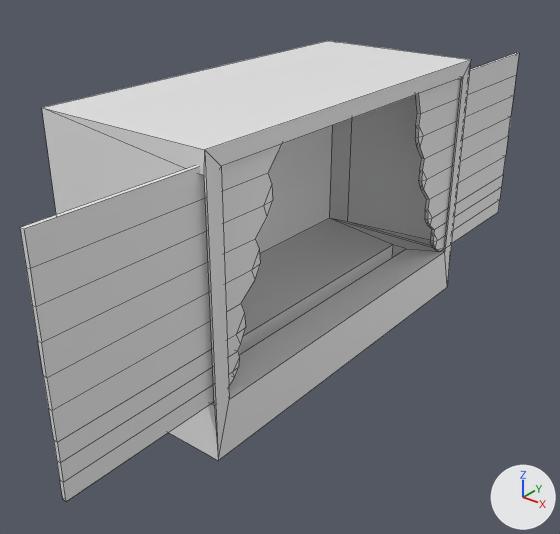
The Blender file DONT_EXPORT/Models/Stage.blend: old version first, new version second.
Rendered twice from a 50 mm lens placed at (3.06, -4.25, 3.19), pointed at (-0.22, -0.16, 0.65). Every picture has the same lights, and +X, +Y and +Z are marked at lower right. The first picture is the older version. Mesh edges are drawn as thin lines.
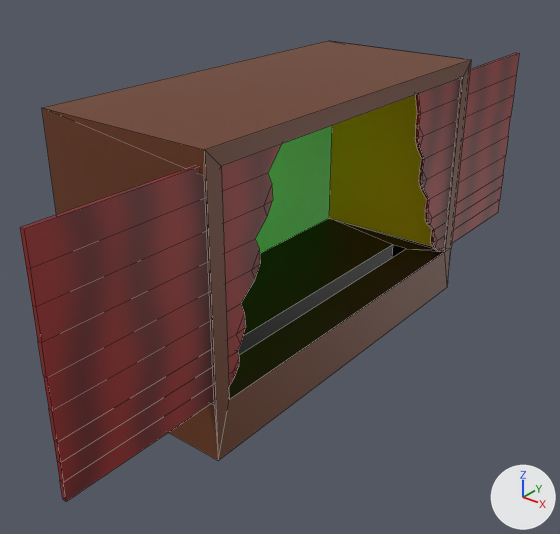
What changed in the scene script:
```text
Add img_curtain_png:
    img_curtain_png = load_image('Curtain.png', '../../assets/Textures/Curtain.png', 800, 800, 'sRGB')
Add mat_curtains:
    mat_curtains = principled_material('Curtains')
    mat_curtains.texture = img_curtain_png
Add mat_outerwalls:
    mat_outerwalls = principled_material('OuterWalls')
    mat_outerwalls.base_color = (0.145, 0.0381, 0.00896)  # brown #6a3718
Add mat_back_wall:
    mat_back_wall = principled_material('Back Wall')
    mat_back_wall.base_color = (0.0261, 0.8, 0.0)  # green #2de700
Add mat_side_walls:
    mat_side_walls = principled_material('Side Walls')
    mat_side_walls.base_color = (0.801, 0.546, 0.0)  # yellow #e7c300
Add mat_floor:
    mat_floor = principled_material('Floor')
    mat_floor.base_color = (0.0196, 0.00206, 0.0)  # black #260700
Add mat_slot:
    mat_slot = principled_material('Slot')
    mat_slot.base_color = (0.0, 0.0, 0.0)  # black #000000
Change me_cube:
    used by ob_cube; location = (0.0, 0.0, 0.0)
    remove me_cube.from_pydata(...)  # 40 vertices, 42 faces; spans x -1.0..0.37, y -1.5..1.5, z 0.0..2.0
    add me_cube.from_pydata(...)  # 44 vertices, 45 faces; spans x -1.0..0.37, y -1.5..1.5, z 0.0..2.0
    me_cube part 1
    3 vertices are removed from x -0.65..0.35, y 1.38..1.5, z 0.41..1.86
    12 faces are deleted
    3 vertices move from x 0.27..0.35, y 1.5, z 0.41..1.86 to x 0.3..0.35, y 1.5, z 0.38..1.91
    7 vertices are added at x 0.28..0.37, y 1.38..1.5, z 0.0..2.0
    10 new faces join them, mat_outerwalls (brown #6a3718)
    4 new faces join them, mat_floor (black #260700)
    1 new face joins them, mat_side_walls (yellow #e7c300)
    me_cube part 2: 4 faces spanning x -0.85..0.37, y -1.38..1.38, z 0.39..0.41 switch from no material to mat_floor (black #260700)
    me_cube part 3: 1 face spanning x -0.85, y -1.38..1.38, z 0.39..1.88 switches from no material to mat_back_wall (green #2de700)
    me_cube part 4: 19 faces spanning x -1.0..0.37, y -1.5..1.5, z 0.0..2.0 switch from no material to mat_outerwalls (brown #6a3718)
    me_cube part 5: 4 faces spanning x -0.06..0.08, y -1.23..1.23, z 0.21..0.39 switch from no material to mat_slot (black #000000)
    add me_cube.materials.append(mat_back_wall)  # green #2de700
    add me_cube.materials.append(mat_side_walls)  # yellow #e7c300
Change me_plane:
    where me_plane.from_pydata(...)  # 64 vertices, 62 faces; spans x 0.0..0.03, y -1.4..0.39, z 0.4..1.9
    add me_plane.materials.append(mat_curtains)  # picture img_curtain_png
Change me_plane_001:
    where me_plane_001.from_pydata(...)  # 64 vertices, 62 faces; spans x 0.0..0.03, y -0.38..1.4, z 0.4..1.9
    add me_plane_001.materials.append(mat_curtains)  # picture img_curtain_png
```

Location of each change, [x1, y1, x2, y2] in pixels of the pictures (560 x 534 px; the box of a moved part takes in the faces that stretch with it):
'Plane', recoloured (white to brown): [20, 144, 281, 501] in both
'Plane.001', recoloured (white to brown): [415, 53, 519, 252] in both
part 1 of me_cube, moved or reshaped: [329, 61, 471, 284] in both
part 2 of me_cube, recoloured (darker): [229, 218, 444, 399] in both
part 3 of me_cube, recoloured (white to green): [255, 126, 332, 253] in both
part 4 of me_cube, recoloured (white to brown): [42, 41, 471, 460] in both
part 5 of me_cube, recoloured: [238, 245, 405, 355] in both
